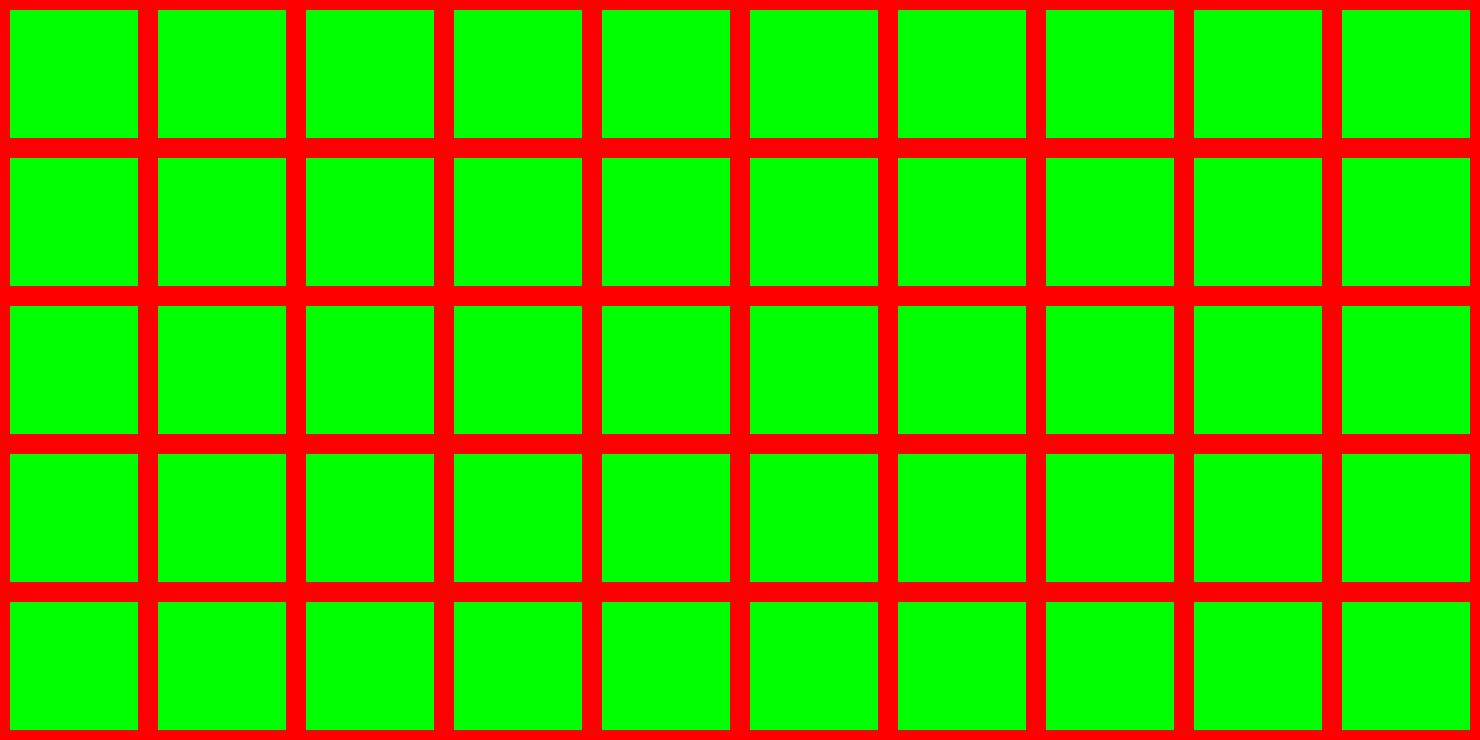
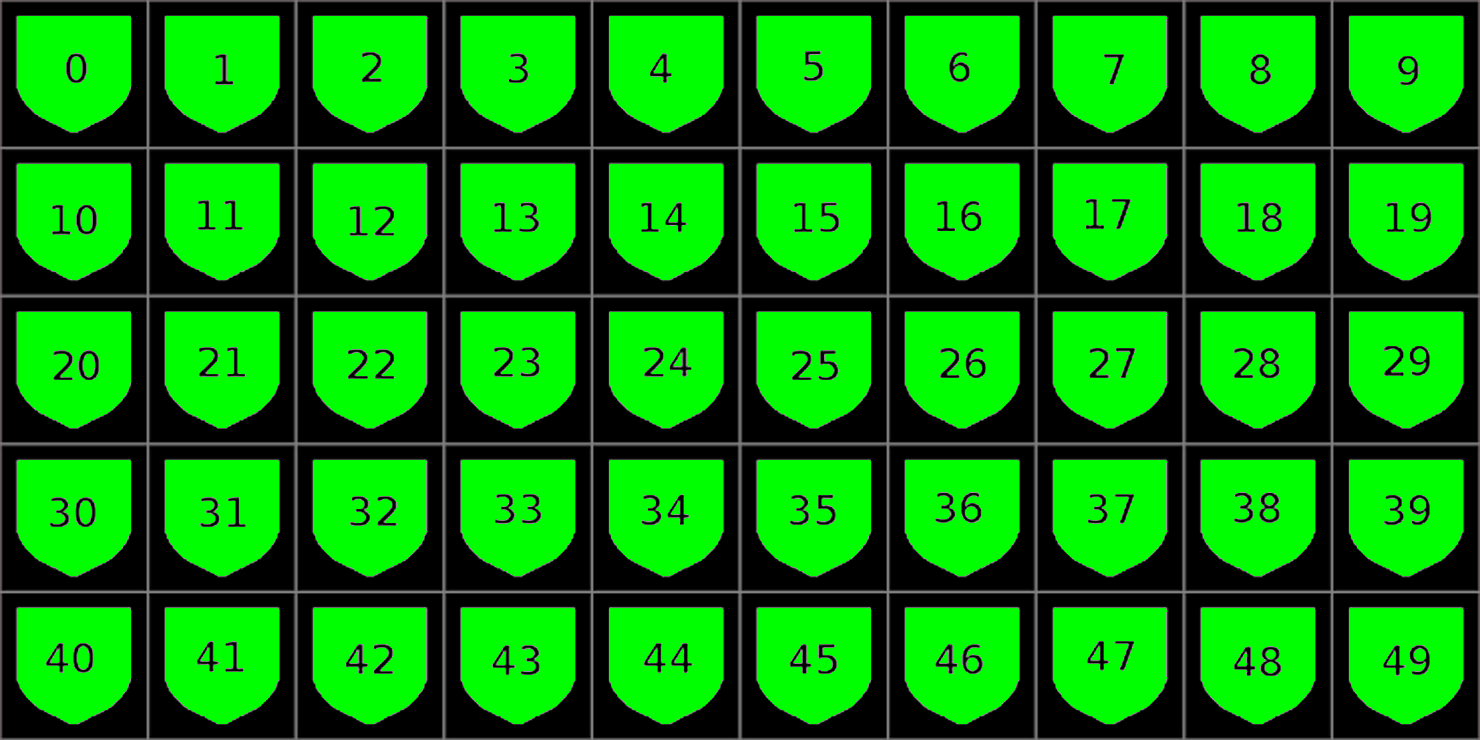
Comparing the layer stacks of the two 1480×740 images. Changes:
added layer "Layer 2" above "Background" over left=0, top=0, right=1480, bottom=740
added layer "Background" over left=0, top=0, right=1480, bottom=740
